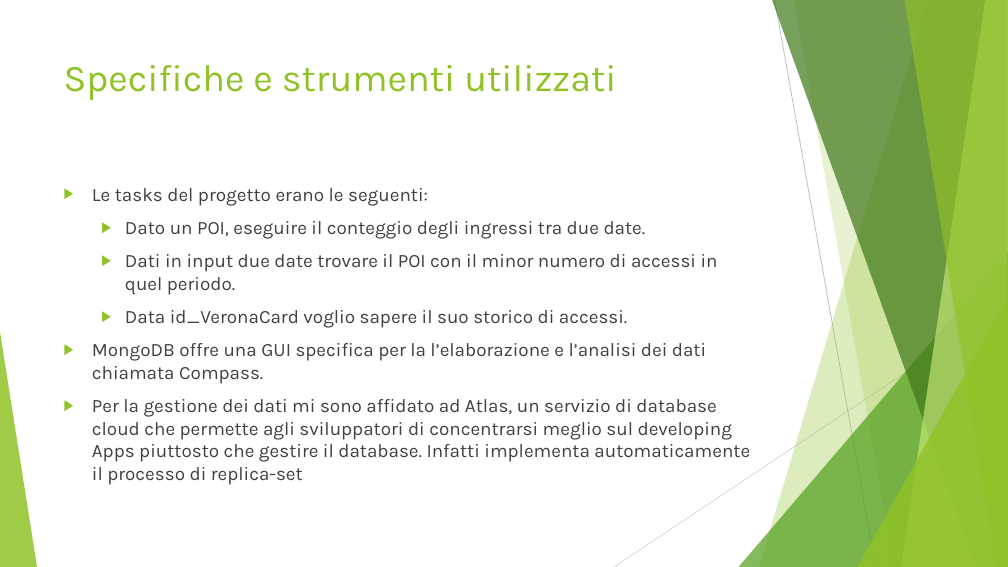
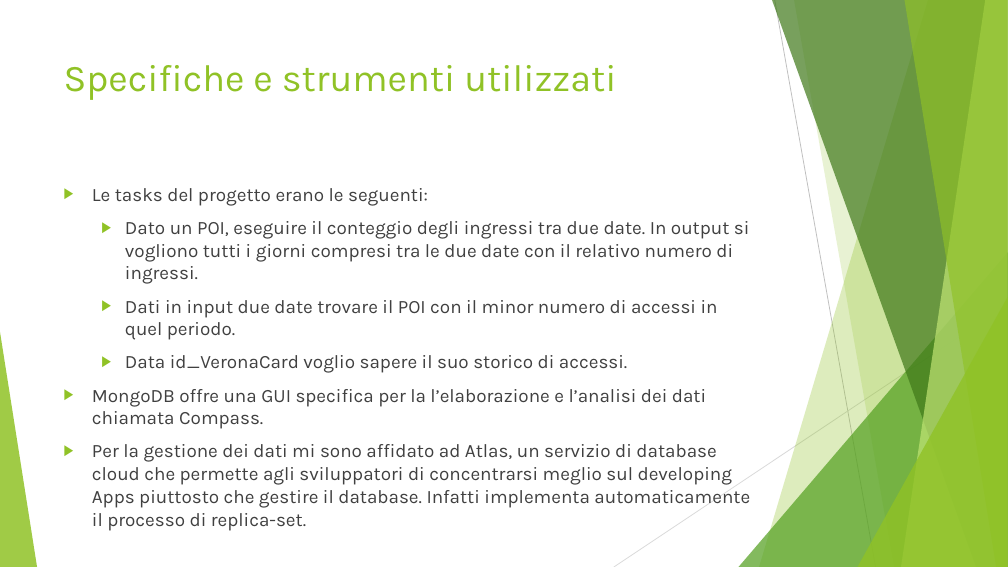
Before and after one commit to Buzzolan/VeronaCardMongoDB, a slide deck: slide 30 of Presentazione_progetto.pptx. Drawn at 1008x567 pixels with LibreOffice and Linux fonts; fonts in the diff are those of the drawing. Boxes give left, top, right and bottom in pixels: in the first picture for what was removed or moved away, otherwise in the second. Text is boxed around its words. In the diff, an @@ line names an element or a change of style, - is before the commit and + after.

```diff
--- a/Presentazione_progetto.pptx
+++ b/Presentazione_progetto.pptx
@@ text at (125,221,750,284): text changed @@
-  ▶ Dato un POI, eseguire il conteggio degli ingressi tra due date.
+  ▶ Dato un POI, eseguire il conteggio degli ingressi tra due date. In output si vogliono tutti i giorni compresi tra le due date con il relativo numero di ingressi.
@@ text at (92,444,750,531): text changed @@
-▶ Per la gestione dei dati mi sono affidato ad Atlas, un servizio di database cloud che permette agli sviluppatori di concentrarsi meglio sul developing Apps piuttosto che gestire il database. Infatti implementa automaticamente il processo di replica-set
+▶ Per la gestione dei dati mi sono affidato ad Atlas, un servizio di database cloud che permette agli sviluppatori di concentrarsi meglio sul developing Apps piuttosto che gestire il database. Infatti implementa automaticamente il processo di replica-set.
```
Also in this commit, not shown: 4 slides added, 3 other files.
